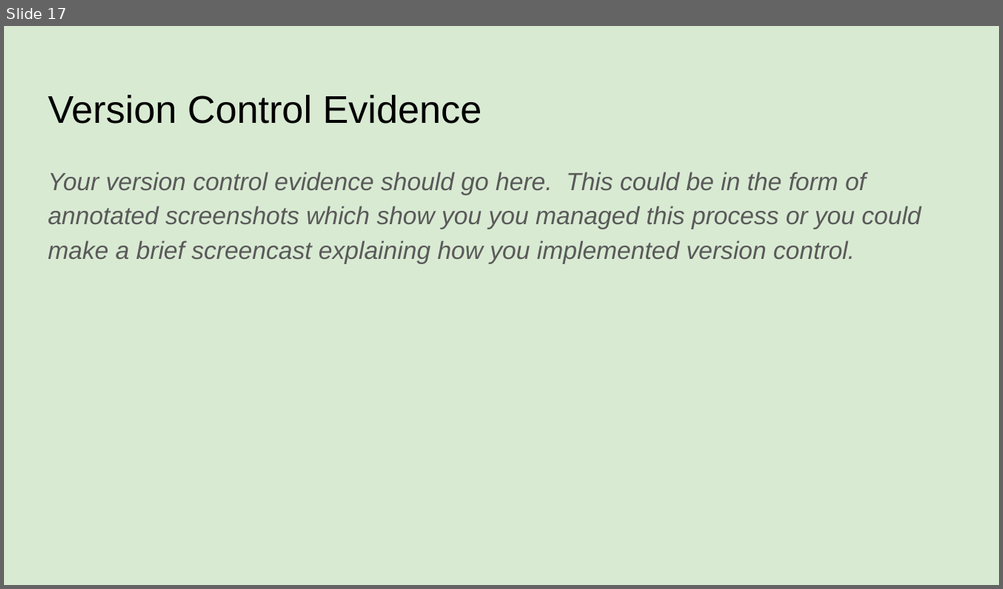
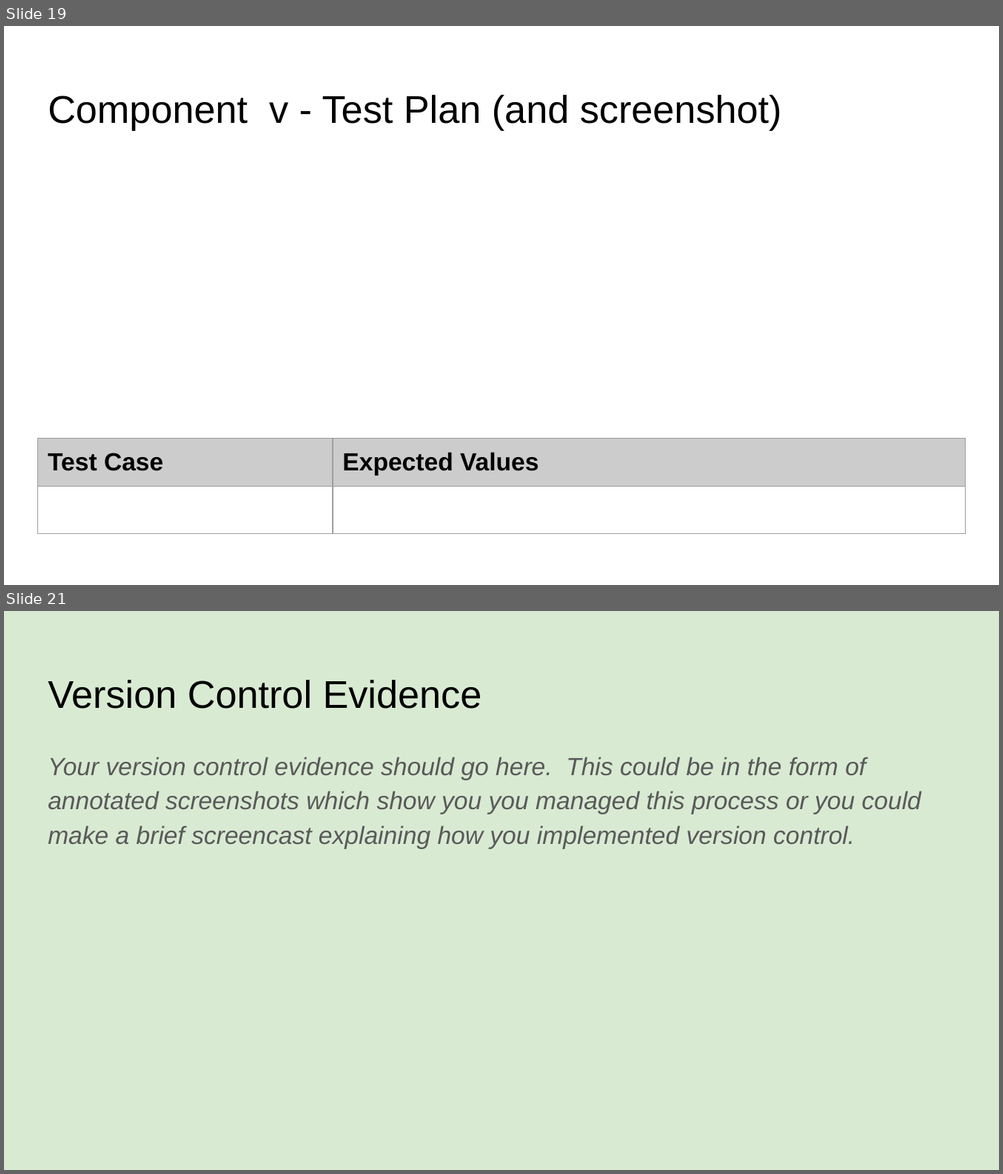
Before and after one commit to KaitlinEus/Pizza_bot, a slide deck: Python.pptx. Shown one above the other, each under a label of ours: slide 17 before the commit, slides 19 and 21 after it; the slides between them are not shown. The pictures are 1003x589 and 1003x1174 pixels, drawn with LibreOffice and Linux fonts; fonts in the diff are those of the drawing. Boxes give left, top, right and bottom in pixels: in the first picture for what was removed or moved away, otherwise in the second. Text is boxed around its words. In the diff, an @@ line names an element or a change of style, - is before the commit and + after.

```diff
--- a/Python.pptx
+++ b/Python.pptx
@@ slide 19 added at (4, 26, 999, 585), background #FFFFFF @@
@@ title added at (48, 95, 782, 130), 28 pt, text #000000 @@
+Component v - Test Plan (and screenshot)
@@ table added at (38, 439, 964, 568), 2 rows, 2 columns @@
+Test Case | Expected Values
+ | 
@@ what was slide 17 is now slide 21 @@
```
Also in this commit, not shown: 1 slide changed, 3 other slides added, 2 other files.
